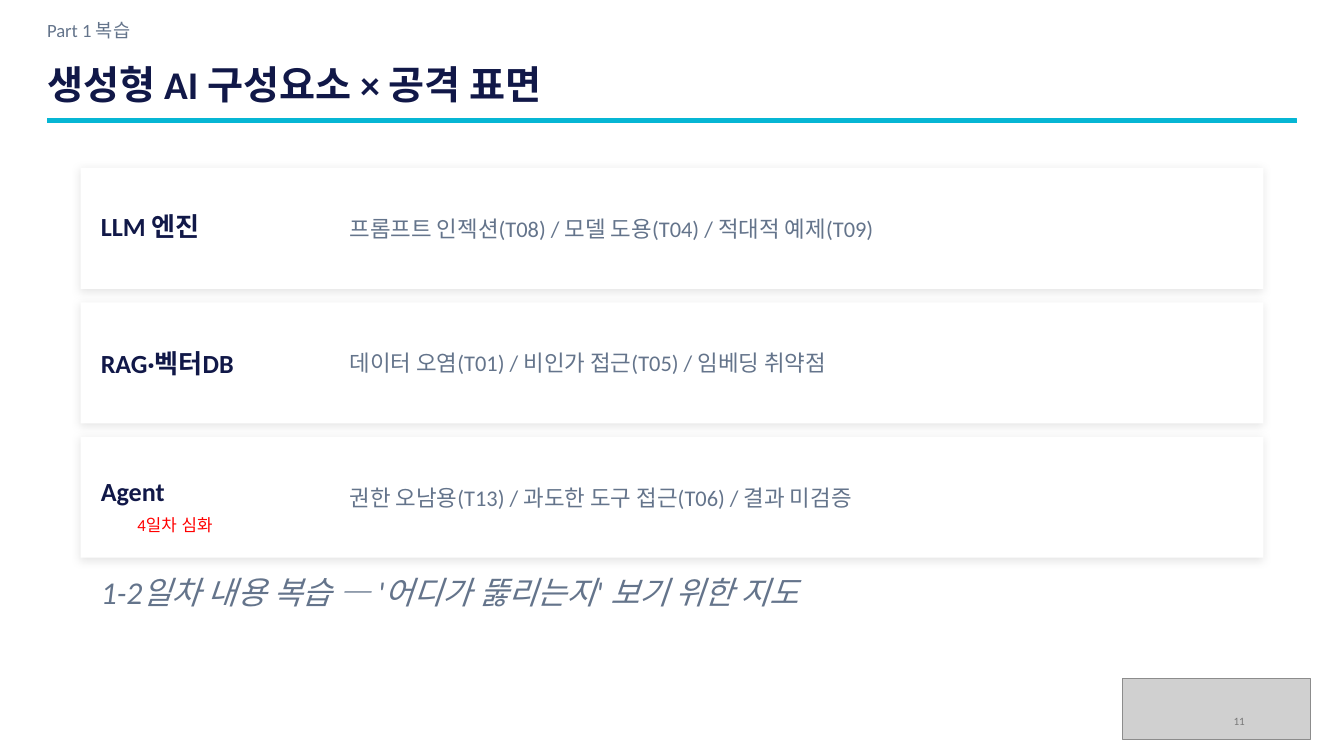
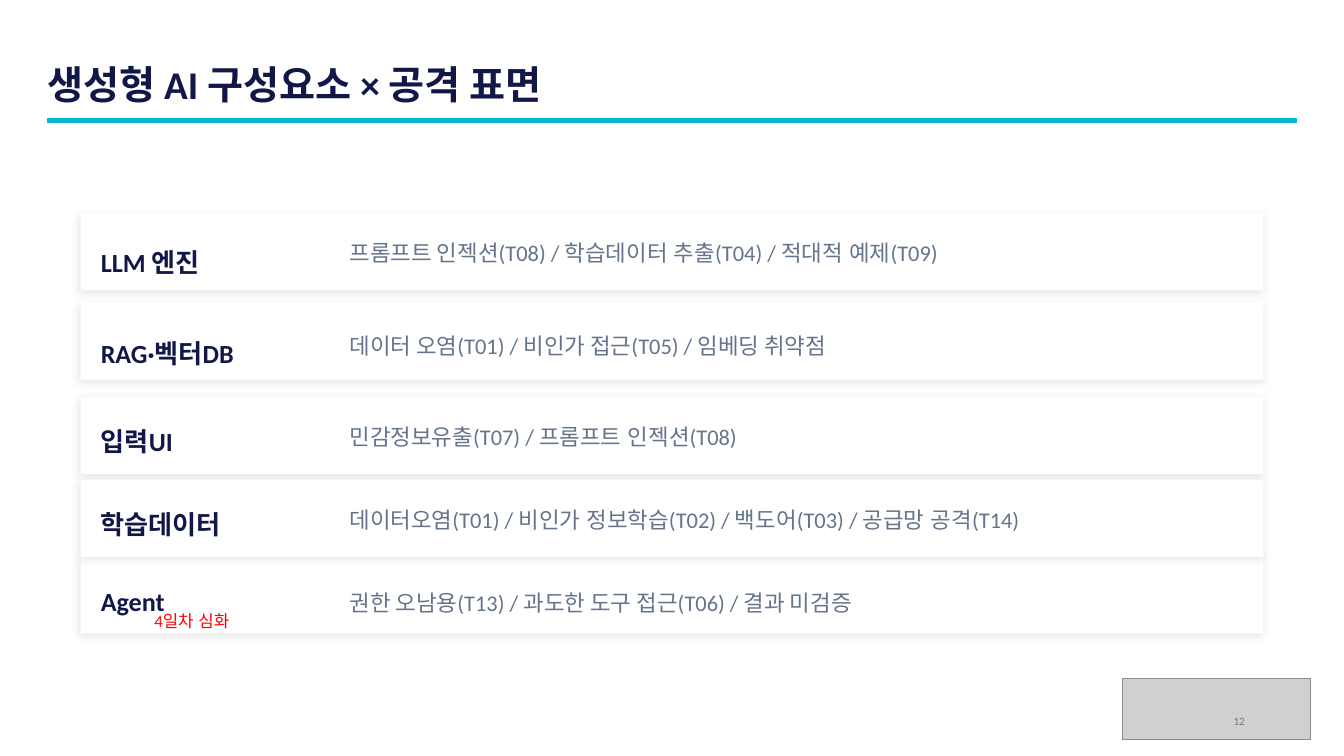
Before and after one commit to sulgik/security-workshop, a slide deck: slide 12 of ws01/class/3일차_1.pptx (slide 11 before the commit). Drawn at 1344x756 pixels with LibreOffice and Linux fonts; fonts in the diff are those of the drawing; grey boxes stand for pictures. Boxes give left, top, right and bottom in pixels: in the first picture for what was removed or moved away, otherwise in the second. Text is boxed around its words. In the diff, an @@ line names an element or a change of style, - is before the commit and + after.

```diff
--- a/ws01/class/3일차_1.pptx
+++ b/ws01/class/3일차_1.pptx
@@ text removed at [47,22,130,39] @@
-Part 1 복습
@@ rectangle: place and size @@
-rectangle at [81,168,1263,289]
+rectangle at [81,213,1263,290]
@@ text "LLM 엔진": place and size @@
-text "LLM 엔진" at [101,214,200,238]
+text "LLM 엔진" at [101,250,200,274]
@@ text at [349,242,937,264]: text changed @@
-프롬프트 인젝션(T08) / 모델 도용(T04) / 적대적 예제(T09)
+프롬프트 인젝션(T08) / 학습데이터 추출(T04) / 적대적 예제(T09)
@@ rectangle: place and size @@
-rectangle at [81,302,1263,423]
+rectangle at [81,302,1263,380]
@@ text "데이터 오염(T01) / 비인가 접근(T05) ...": place and size @@
-text "데이터 오염(T01) / 비인가 접근(T05) ..." at [349,352,826,374]
+text "데이터 오염(T01) / 비인가 접근(T05) ..." at [349,335,826,357]
@@ text "RAG·벡터DB": place and size @@
-text "RAG·벡터DB" at [101,351,234,376]
+text "RAG·벡터DB" at [101,342,234,366]
@@ rectangle: place and size @@
-rectangle at [81,437,1263,558]
+rectangle at [81,397,1263,474]
@@ text added at [101,429,173,454], 28 pt, text #111848, bold @@
+입력UI
@@ text added at [349,426,737,448], 24 pt, text #64748B @@
+민감정보유출(T07) / 프롬프트 인젝션(T08)
@@ rectangle added at [81,480,1263,557], fill #FFFFFF @@
@@ text added at [349,509,1019,531], 24 pt, text #64748B @@
+데이터오염(T01) / 비인가 정보학습(T02) / 백도어(T03) / 공급망 공격(T14)
@@ text added at [101,512,221,537], 28 pt, text #111848, bold @@
+학습데이터
@@ rectangle added at [81,556,1263,634], fill #FFFFFF @@
@@ text "Agent": place and size @@
-text "Agent" at [101,484,165,506]
+text "Agent" at [101,594,165,617]
@@ text removed at [101,578,799,607] @@
-1-2일차 내용 복습 — '어디가 뚫리는지' 보기 위한 지도
@@ text "권한 오남용(T13) / 과도한 도구 ...": place and size @@
-text "권한 오남용(T13) / 과도한 도구 ..." at [349,487,852,509]
+text "권한 오남용(T13) / 과도한 도구 ..." at [349,592,852,614]
@@ text "4일차 심화": place and size @@
-text "4일차 심화" at [137,517,213,533]
+text "4일차 심화" at [154,613,229,629]
```
Also in this commit, not shown: 9 other slides changed, 4 slides added, 2 slides removed, 7 other files.
